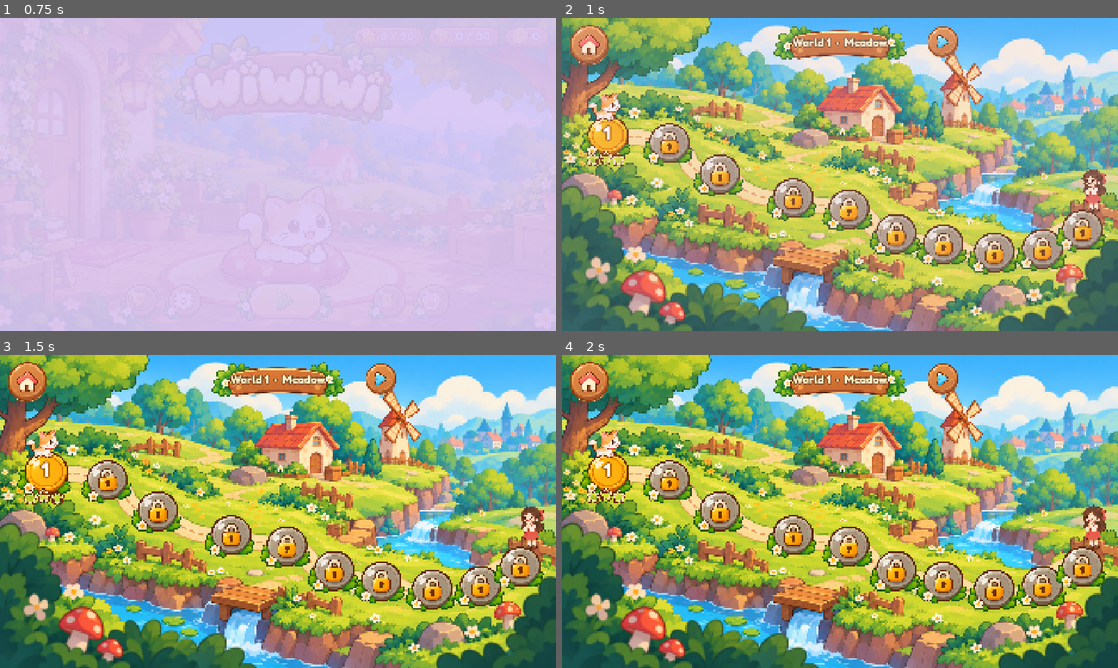
Above: before the commit, frames 1-4 (two rows, left to right).
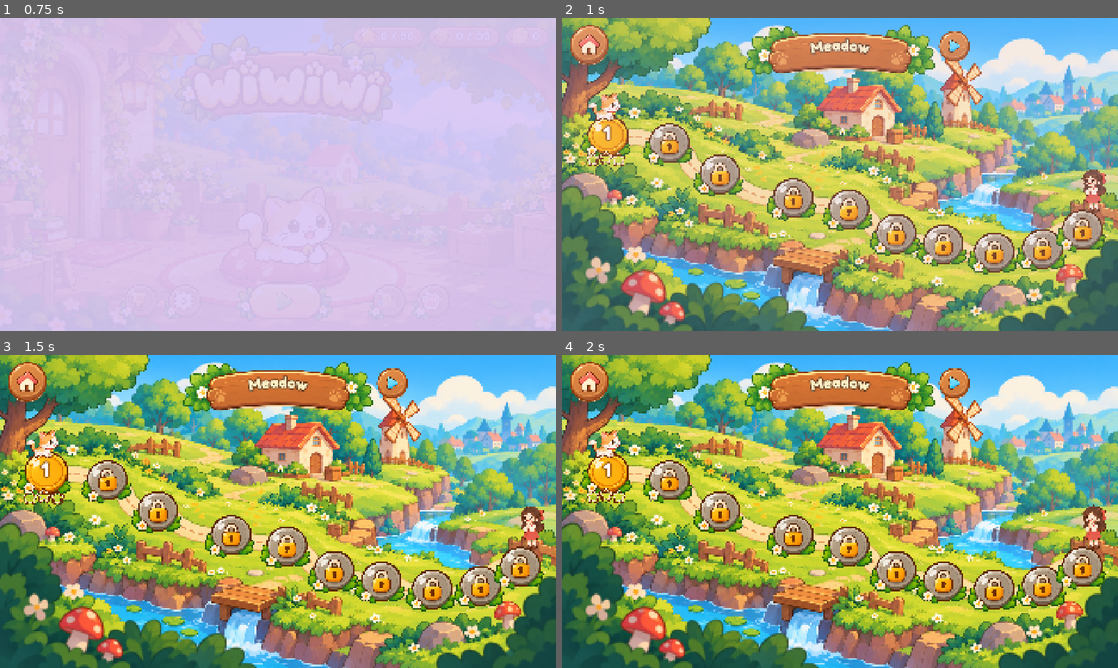
Above: after the commit, the same moments.

Repository: roshnikumari-21/wiwiwi
Game: Godot game, scene res://ui/screens/main_menu.tscn
Same seed, same stepped clock (60 frames per second), same inputs: the game is played once before the commit and once after it.
Inputs (mouse positions are in pixels of both pictures, inside the frame that each line leads up to):
- Up to frame 1 (0.75 s): click (283, 302) at 0.5 s
- Up to frame 2 (1 s): no input
- Up to frame 3 (1.5 s): click (105, 480) at 1.25 s
- Up to frame 4 (2 s): no input

Frame 1 is identical in both runs. In frame 2, 4.5% of the frame differs, in the area x 32-74%, y 2-18%; in frame 3, 4.6%; in frame 4, 4.6%.

Commit message:
Map sign shows just the name, bent along the board; no wobbling enemies
The map's wooden sign is bigger and shows only the map's name, drawn
letter by letter along the board's arch (new ArchedLabel). A slime or
hedgehog with no path now stands still facing the cat instead of turning
every frame. Longer levels from World 4 on recorded in plan.md.

Co-Authored-By: Claude Opus 5.5 <noreply@anthropic.com>

Diff:
--- a/dev/m3_map_test.gd
+++ b/dev/m3_map_test.gd
@@ -22,7 +22,7 @@
 	var next: Control = map.find_child("NextWorld", true, false)
 	_check("a new player's map opens on World 1", map.world == 1, map.world)
 	_check("World 1: ▶ shown, ◀ hidden", next.visible and not prev.visible, [prev.visible, next.visible])
-	_check("the sign names it", _name(map) == "World 1  ·  Meadow", _name(map))
+	_check("the sign names it", _name(map) == "WORLD_1_NAME", _name(map))
 	_check("World 1 shows its 10 spots, 2 open (1-1 done, 1-2 next)", _spots(map).size() == 10 and _open(map) == 2, [_spots(map).size(), _open(map)])
 	_check("the kitten waits on 1-2", map.find_child("Kitten", true, false) != null, "")
 
@@ -30,7 +30,7 @@
 	await process_frame
 	await process_frame
 	var last_world: int = map.WORLDS.size()
-	_check("▶ shows World 2: Sunset Town, ◀ shown (▶ only if a world follows)", map.world == 2 and _name(map) == "World 2  ·  Sunset Town" and prev.visible and next.visible == (last_world > 2), [map.world, _name(map)])
+	_check("▶ shows World 2: Sunset Town, ◀ shown (▶ only if a world follows)", map.world == 2 and _name(map) == "WORLD_2_NAME" and prev.visible and next.visible == (last_world > 2), [map.world, _name(map)])
 	for w in range(3, last_world + 1):
 		next.pressed.emit()
 		await process_frame
--- a/scenes/actors/enemies/slime.gd
+++ b/scenes/actors/enemies/slime.gd
@@ -29,11 +29,18 @@
 	if _squashed:
 		return
 	velocity.y += GRAVITY * delta
-	var dx := global_position.x - _home_x
-	if (dx > patrol_distance and _dir > 0.0) or (dx < -patrol_distance and _dir < 0.0) or is_on_wall():
-		_dir = -_dir
-	velocity.x = _dir * speed
-	sprite.flip_h = _dir < 0.0   # the art faces right
+	if patrol_distance < 1.0:
+		# No path to walk: stand still, facing the cat (turning every frame looked like a shiver).
+		velocity.x = 0.0
+		var cat := get_tree().get_first_node_in_group("player") as Node2D
+		if cat:
+			sprite.flip_h = cat.global_position.x < global_position.x   # the art faces right
+	else:
+		var dx := global_position.x - _home_x
+		if (dx > patrol_distance and _dir > 0.0) or (dx < -patrol_distance and _dir < 0.0) or is_on_wall():
+			_dir = -_dir
+		velocity.x = _dir * speed
+		sprite.flip_h = _dir < 0.0   # the art faces right
 	move_and_slide()
 	_check_cat()
 
--- /dev/null
+++ b/ui/components/arched_label.gd
@@ -0,0 +1,56 @@
+class_name ArchedLabel
+extends Control
+## Text drawn letter by letter along a gentle arch (middle higher than the ends), e.g. to follow the
+## curved top of a wooden sign. Fills its parent; the text is centred in it.
+
+@export var text: String = "":
+	set(value):
+		text = value
+		queue_redraw()
+@export var font: Font
+@export var font_size: int = 52
+@export var color: Color = Color(1, 0.95, 0.78)
+@export var outline_color: Color = Color(0.36, 0.2, 0.1)
+@export var outline_size: int = 16
+@export var arch: float = 14.0   ## px the middle letters sit higher than the first and last
+@export var lift: float = 0.0    ## move the whole line up (px)
+@export var max_width: float = 0.72   ## share of the width the text may use (long text shrinks)
+
+func _ready() -> void:
+	mouse_filter = Control.MOUSE_FILTER_IGNORE
+	set_anchors_and_offsets_preset(Control.PRESET_FULL_RECT)
+	resized.connect(queue_redraw)
+
+func _draw() -> void:
+	if text == "" or font == null:
+		return
+	var parent := get_parent() as Control
+	if parent and size != parent.size:   # follow the board (it may be laid out after us)
+		size = parent.size
+	var shown := tr(text)
+	var fs := font_size
+	var widths: Array[float] = []
+	var total := INF
+	while total > size.x * max_width and fs > 20:   # long names get a smaller size so they fit
+		widths.clear()
+		total = 0.0
+		for ch in shown:
+			var w := font.get_string_size(ch, HORIZONTAL_ALIGNMENT_LEFT, -1, fs).x
+			widths.append(w)
+			total += w
+		if total > size.x * max_width:
+			fs -= 2
+	var baseline := (size.y + font.get_ascent(fs) - font.get_descent(fs)) * 0.5 - lift
+	var x := (size.x - total) * 0.5
+	var half := maxf(total * 0.5, 1.0)
+	for i in shown.length():
+		var mid := x + widths[i] * 0.5
+		var t := (mid - size.x * 0.5) / half            # -1 at the left end, 0 middle, 1 right end
+		var y := baseline - arch * (1.0 - t * t)        # a parabola: highest in the middle
+		var angle := atan(2.0 * arch * t / half)        # tilt each letter along the curve
+		draw_set_transform(Vector2(mid, y), angle, Vector2.ONE)
+		var at := Vector2(-widths[i] * 0.5, 0)
+		draw_string_outline(font, at, shown[i], HORIZONTAL_ALIGNMENT_LEFT, -1, fs, outline_size, outline_color)
+		draw_string(font, at, shown[i], HORIZONTAL_ALIGNMENT_LEFT, -1, fs, color)
+		x += widths[i]
+	draw_set_transform(Vector2.ZERO)
--- a/ui/screens/level_map.gd
+++ b/ui/screens/level_map.gd
@@ -44,6 +44,7 @@
 const ROUND := preload("res://assets/art/ui/menu/round_brown_plain.png")
 const ARROW := preload("res://assets/art/ui/menu/icon_next.png")
 const BOLD := preload("res://assets/fonts/Fredoka-Bold.ttf")
+const SIGN_SIZE := Vector2(660, 172)   ## the wooden name board at the top (art is 749 x 196)
 const HEART := preload("res://assets/art/objects/heart_full.png")
 const KITTEN_SCALE := Vector2(0.42, 0.42)
 const KITTEN_LIFT := Vector2(0, -48)        ## the kitten stands this far above a pad's centre
@@ -61,7 +62,7 @@
 var menu: GameMenu
 var last_played := ""   ## the level a spot or the walk started (tests read it)
 var _buttons: Array[TextureButton] = []
-var _world_label: Label
+var _world_label: ArchedLabel
 var _prev: TextureButton
 var _next: TextureButton
 var _busy := false   ## an animation is playing: level spots and arrows don't react
@@ -106,7 +107,7 @@
 		var held := level != null and level.id == hold
 		_add_spot(i, level, level != null and level.id == next_id and not held, held)
 	_place_girl(info.girl)
-	_world_label.text = tr("WORLD_N") % world + "  ·  " + tr(info.name)
+	_world_label.text = info.name   # just the map's name (owners: no "World 1 ·")
 	_prev.visible = world > 1 and not _busy
 	_next.visible = world < WORLDS.size() and not _busy
 
@@ -201,22 +202,18 @@
 	sign.expand_mode = TextureRect.EXPAND_IGNORE_SIZE
 	sign.stretch_mode = TextureRect.STRETCH_KEEP_ASPECT_CENTERED
 	sign.mouse_filter = Control.MOUSE_FILTER_IGNORE
-	sign.custom_minimum_size = Vector2(560, 120)
+	sign.custom_minimum_size = SIGN_SIZE   # owners: bigger, so the name reads well
 	sign.set_anchors_and_offsets_preset(Control.PRESET_CENTER_TOP)
-	sign.offset_left = -280
-	sign.offset_right = 280
-	sign.offset_bottom = 120
+	sign.offset_left = -SIGN_SIZE.x * 0.5
+	sign.offset_right = SIGN_SIZE.x * 0.5
+	sign.offset_bottom = SIGN_SIZE.y
 	holder.add_child(sign)
-	_world_label = Label.new()
+	_world_label = ArchedLabel.new()   # the name bends with the board's curved top
 	_world_label.name = "WorldName"
-	_world_label.set_anchors_preset(Control.PRESET_FULL_RECT)
-	_world_label.horizontal_alignment = HORIZONTAL_ALIGNMENT_CENTER
-	_world_label.vertical_alignment = VERTICAL_ALIGNMENT_CENTER
-	_world_label.add_theme_font_override("font", BOLD)
-	_world_label.add_theme_font_size_override("font_size", 40)
-	_world_label.add_theme_color_override("font_color", Color(1, 0.95, 0.78))
-	_world_label.add_theme_color_override("font_outline_color", Color(0.36, 0.2, 0.1))
-	_world_label.add_theme_constant_override("outline_size", 14)
+	_world_label.font = BOLD
+	_world_label.font_size = 52
+	_world_label.arch = 12.0
+	_world_label.lift = 4.0
 	sign.add_child(_world_label)
 
 func _arrow(holder: Control, step: int) -> TextureButton:
@@ -227,9 +224,9 @@
 	b.stretch_mode = TextureButton.STRETCH_KEEP_ASPECT_CENTERED
 	b.set_anchors_and_offsets_preset(Control.PRESET_CENTER_TOP)
 	b.custom_minimum_size = Vector2(110, 110)
-	b.offset_top = 5
-	b.offset_bottom = 115
-	b.offset_left = 300 if step > 0 else -410   # just right / left of the 560 px sign
+	b.offset_top = 20
+	b.offset_bottom = 130
+	b.offset_left = SIGN_SIZE.x * 0.5 + 10.0 if step > 0 else -SIGN_SIZE.x * 0.5 - 120.0   # just right / left of the sign
 	b.offset_right = b.offset_left + 110
 	var icon := TextureRect.new()
 	icon.texture = ARROW
Not shown, added: assets/audio/music/mus_world4.ogg.import
Not shown, added: ui/components/arched_label.gd.uid
Not shown, changed: plan.md
